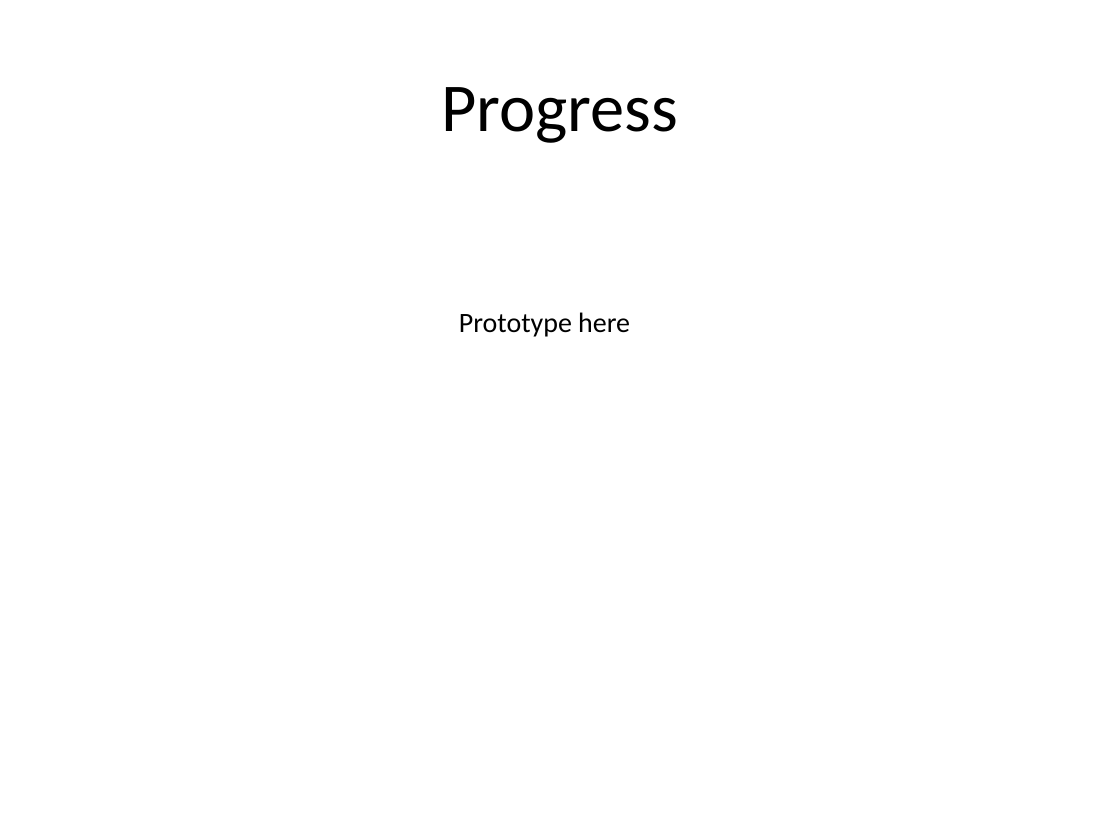
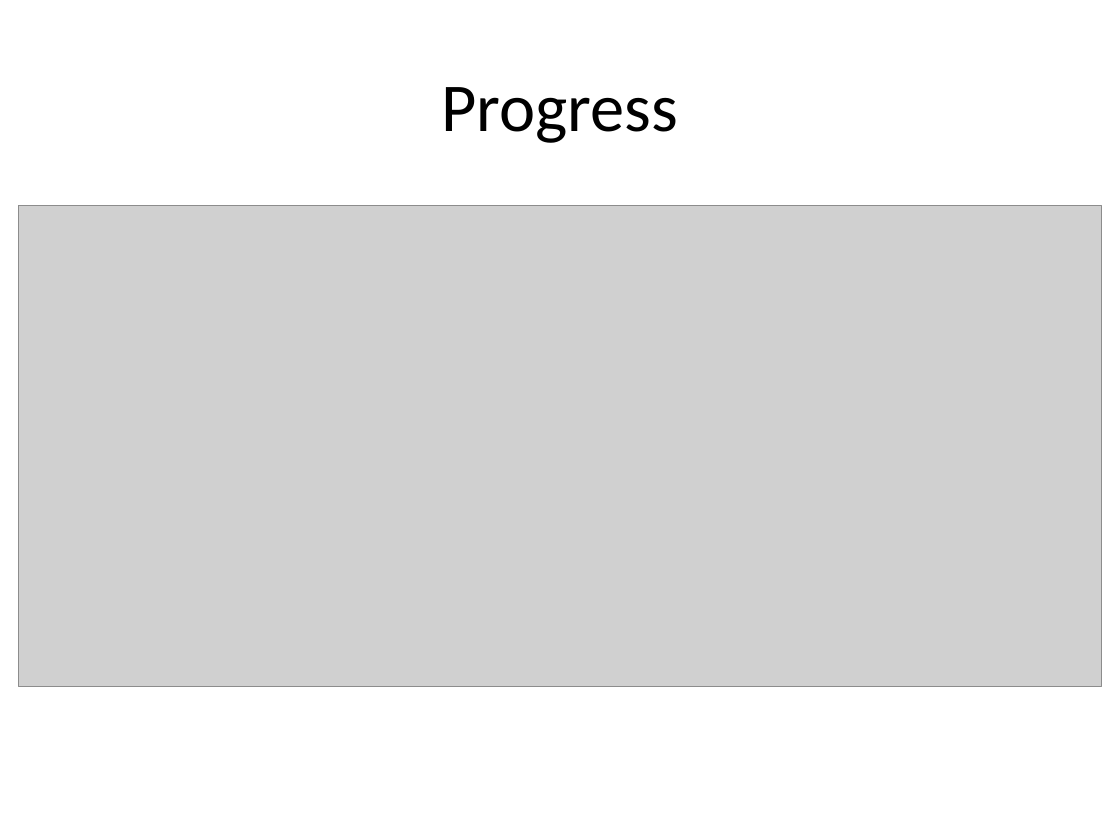
Before and after one commit to UoSGamesGroups/first-semester-lvl4-5-group-7, a slide deck: slide 3 of Management/Presentations/Presentation-02.pptx. Drawn at 1120x840 pixels with LibreOffice and Linux fonts; fonts in the diff are those of the drawing; grey boxes stand for pictures. Boxes give left, top, right and bottom in pixels: in the first picture for what was removed or moved away, otherwise in the second. Text is boxed around its words. In the diff, an @@ line names an element or a change of style, - is before the commit and + after.

```diff
--- a/Management/Presentations/Presentation-02.pptx
+++ b/Management/Presentations/Presentation-02.pptx
@@ picture added at bbox=[19, 205, 1102, 687] @@
@@ text removed at bbox=[459, 312, 630, 337] @@
-Prototype here
```
Also in this commit, not shown: 2 slides added, 1 slide removed.
